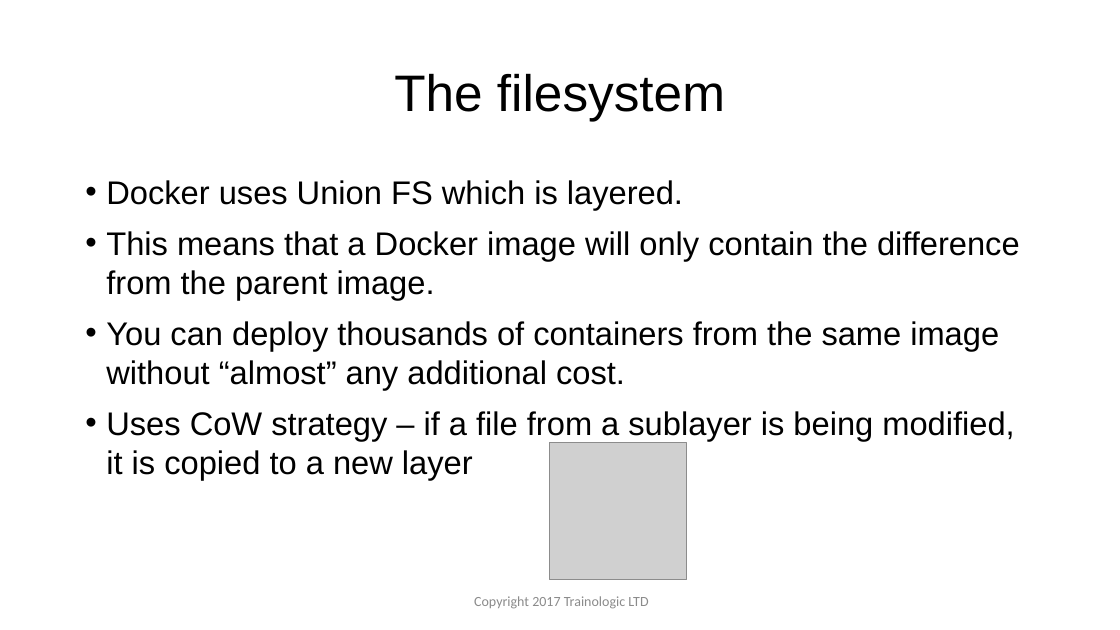
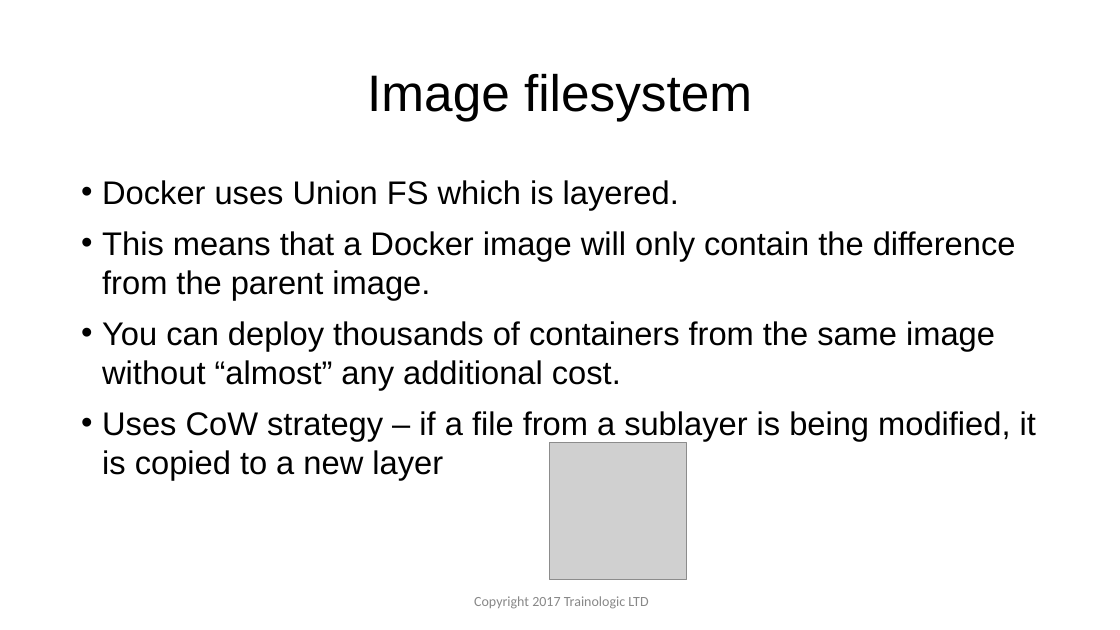
Before and after one commit to ColonelLanda/docker-meetup-2018, a slide deck: slide 29 of Docker - Meetup.pptx (slide 11 before the commit). Drawn at 1120x630 pixels with LibreOffice and Linux fonts; fonts in the diff are those of the drawing; grey boxes stand for pictures; background and template pictures are left out. Boxes give left, top, right and bottom in pixels: in the first picture for what was removed or moved away, otherwise in the second. Text is boxed around its words. In the diff, an @@ line names an element or a change of style, - is before the commit and + after.

```diff
--- a/Docker - Meetup.pptx
+++ b/Docker - Meetup.pptx
@@ title at (367,73,752,121): text changed @@
-The filesystem
+Image filesystem
@@ text "Docker uses Union FS which ..." rewrapped from (106,180,1020,480) to (102,180,1036,480) @@
```
Also in this commit, not shown: 35 other slides changed, 2 slides added, 5 slides removed, 1 other file.
